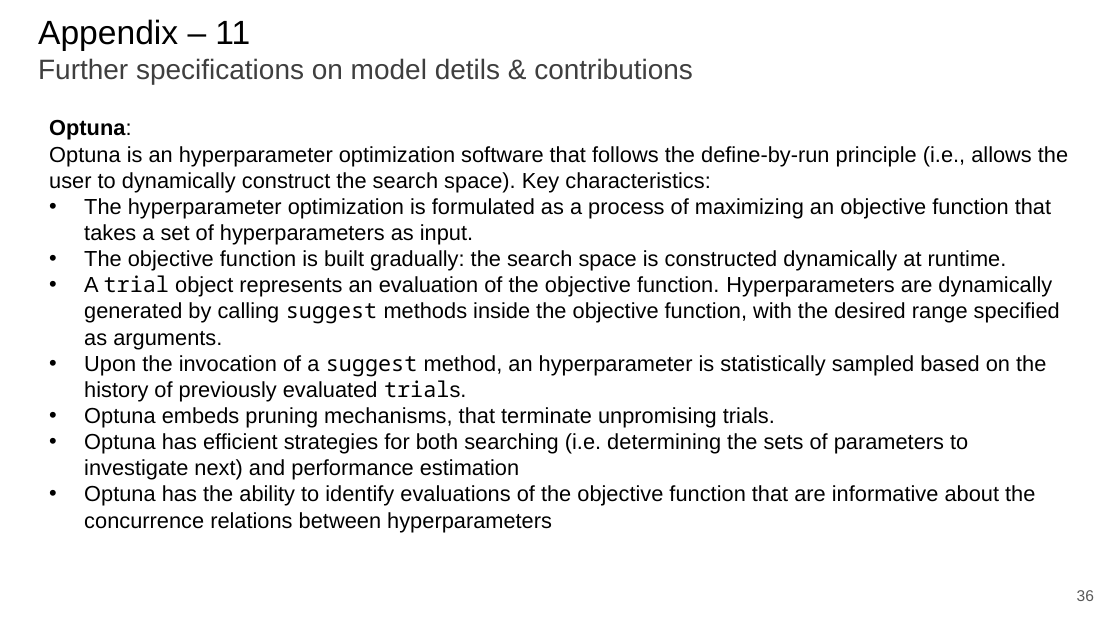
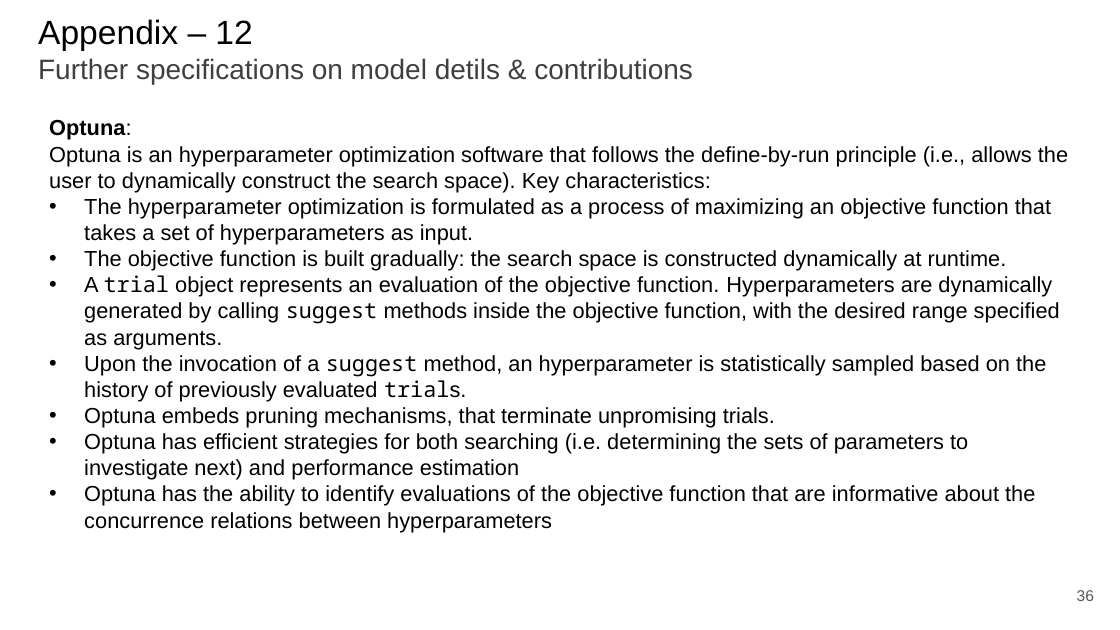
Before and after one commit to paolo-junior-mollica/machine-learning-project, a slide deck: slide 36 of relazione/ML-2023-PRJ-Slides-Demo.pptx. Drawn at 1120x630 pixels with LibreOffice and Linux fonts; fonts in the diff are those of the drawing. Boxes give left, top, right and bottom in pixels: in the first picture for what was removed or moved away, otherwise in the second. Text is boxed around its words. In the diff, an @@ line names an element or a change of style, - is before the commit and + after.

```diff
--- a/relazione/ML-2023-PRJ-Slides-Demo.pptx
+++ b/relazione/ML-2023-PRJ-Slides-Demo.pptx
@@ title at bbox=[38, 19, 693, 84]: text changed @@
-Appendix – 11
-Further specifications on model detils & contributions
+Appendix – 12
+Further specifications on model detils & contributions
```
Also in this commit, not shown: 9 other slides changed, 2 slides added, 1 slide removed.
